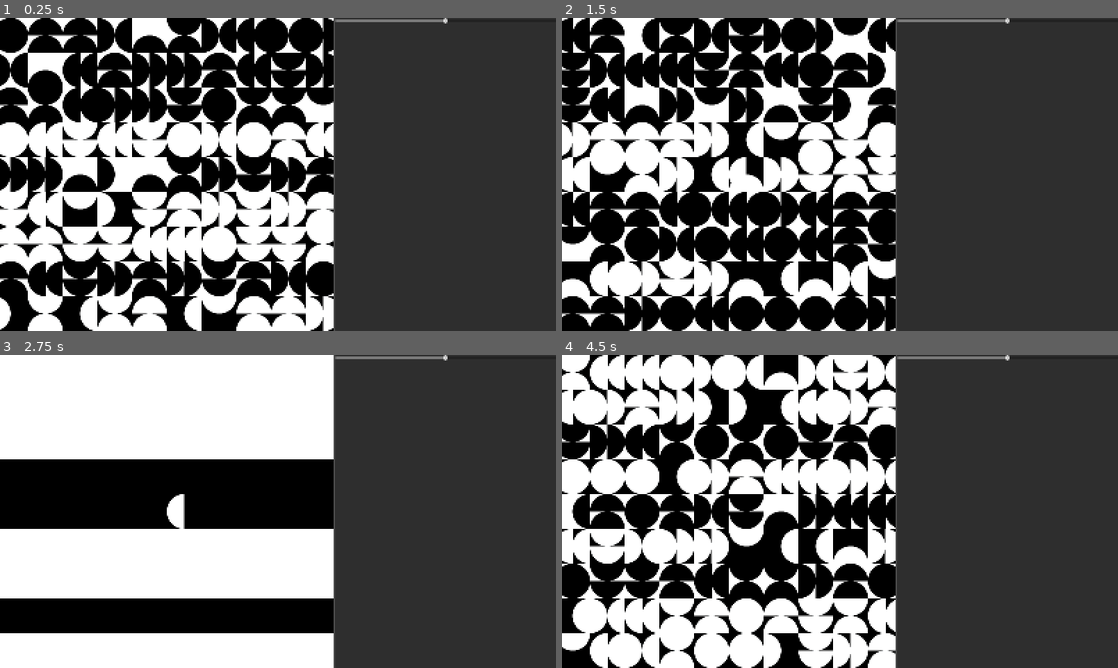
Above: before the commit, frames 1-4 (two rows, left to right).
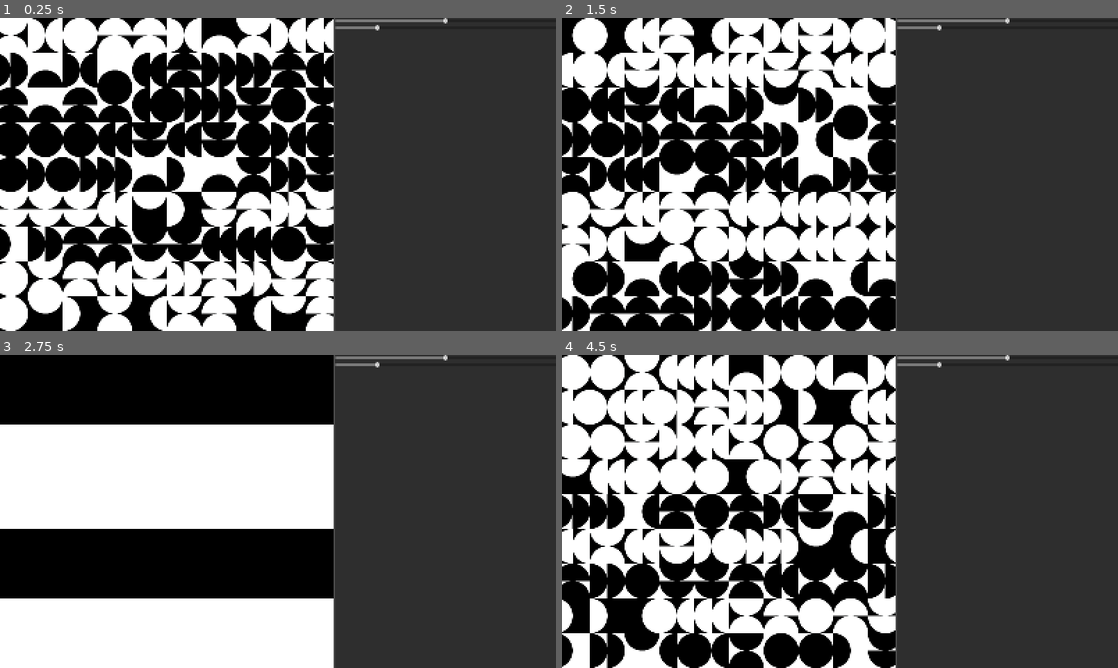
Above: after the commit, the same moments.

Repository: rio-raimundo/Sykora-painting-recreation
Game: Godot game, scene res://scenes/main-scene.tscn
The game is run twice, just before and just after one commit, with the same random seed, the same clock (stepped at 60 frames per second) and the same inputs.
Inputs (mouse positions are in pixels of both pictures, inside the frame that each line leads up to):
- Up to frame 1 (0.25 s): no input
- Up to frame 2 (1.5 s): tap Enter at 0.5 s; move the mouse to (728, 174) at 0.52 s; tap P at 0.6 s; click (728, 174) at 0.67 s; tap Space at 1.25 s; hold S from 1.28 s (still down); tap R at 1.35 s; click (728, 174) at 1.42 s
- Up to frame 3 (2.75 s): tap Enter at 2 s; move the mouse to (11, 373) at 2.02 s; release S at 2.03 s; tap H at 2.1 s; click (11, 373) at 2.17 s
- Up to frame 4 (4.5 s): tap Space at 2.75, 4.25 s; move the mouse to (606, 373) at 2.77 s; tap C at 2.85 s; click (606, 373) at 2.92 s; tap Enter at 3.5 s; move the mouse to (639, 373) at 3.52 s; hold S from 3.53 s (still down); tap P at 3.6 s; click (639, 373) at 3.67 s; move the mouse to (678, 373) at 4.27 s; tap R at 4.35 s; click (678, 373) at 4.42 s

The runs differ from the first frame. In frame 1, 33% of the frame differs, in the area x 0-69%, y 0-100%; in frame 2, 37%; in frame 3, 46%, in the area x 0-69%, y 0-89%; in frame 4, 27%.

Commit message:
Added getter and setter for cell size to clean up the logic

Diff:
--- a/scenes/main-scene.tscn
+++ b/scenes/main-scene.tscn
@@ -1,7 +1,9 @@
-[gd_scene load_steps=3 format=3 uid="uid://df21lel0ccd5t"]
+[gd_scene load_steps=4 format=3 uid="uid://df21lel0ccd5t"]
 
 [ext_resource type="PackedScene" uid="uid://dpsrkja6epky2" path="res://scenes/grid_handler.tscn" id="1_h2w21"]
 [ext_resource type="Script" uid="uid://byv2wqs2jt0ap" path="res://scripts/main_layout.gd" id="1_prwh2"]
+
+[sub_resource type="Theme" id="Theme_prwh2"]
 
 [node name="Control" type="Control"]
 layout_mode = 3
@@ -26,6 +28,7 @@
 
 [node name="SubViewportContainer" type="SubViewportContainer" parent="MainLayout/FrameHolder"]
 layout_mode = 2
+theme = SubResource("Theme_prwh2")
 stretch = true
 
 [node name="SubViewport" type="SubViewport" parent="MainLayout/FrameHolder/SubViewportContainer"]
@@ -50,8 +53,13 @@
 min_value = -180.0
 max_value = 180.0
 
-[node name="RichTextLabel" type="RichTextLabel" parent="MainLayout/UIHolder/VBoxContainer"]
+[node name="CellSizeSlider" type="HSlider" parent="MainLayout/UIHolder/VBoxContainer"]
 layout_mode = 2
-text = "Rotation angle"
+min_value = 10.0
+max_value = 500.0
+step = 10.0
+value = 100.0
+rounded = true
 
 [connection signal="value_changed" from="MainLayout/UIHolder/VBoxContainer/RotationSlider" to="MainLayout" method="_on_rotation_slider_value_changed"]
+[connection signal="value_changed" from="MainLayout/UIHolder/VBoxContainer/CellSizeSlider" to="MainLayout" method="_on_cell_size_slider_value_changed"]
--- a/scripts/grid.gd
+++ b/scripts/grid.gd
@@ -2,7 +2,14 @@
 
 # --- INITIALISE VARIABLES ---
 # Manually declared variables
-var cell_size: float = 100							# length (height and width) of a single cell (px)
+# length (height and width) of a cell (px)
+var cell_size: float:
+	set(new_value):
+		cell_size = new_value
+		_generate_all()
+	get:
+		return cell_size
+
 const WORLD_ROTATION: float = 0
 const N_SEMICIRCLE_SEGMENTS: int = 64
 const P_IS_WHITE = 0.5  # probability that a given row's background color is white
@@ -23,6 +30,7 @@
 var grid_dimensions: Vector2
 var origin: Vector2
 var grid_squares = []
+var min_cell_size  # initialised in main_layout by the minimum value of the cell_size slider
 
 # Handle varaible initialisations that require ready
 @onready var viewport: Viewport = get_viewport()
@@ -36,6 +44,9 @@
 	viewport.size_changed.connect(_on_viewport_size_changed)
 	_on_viewport_size_changed()  # Handle drawing everything
 
+	print('minimum cell size = ', min_cell_size)
+
+
 func _on_viewport_size_changed():
 	# Here we update variables
 	viewport_size = get_viewport().size
@@ -47,8 +58,6 @@
 
 	# Origin is the centrepoint of the viewport minus the centre_point of the grid
 	grid_dimensions = Vector2(n_cells[1], n_cells[0]) * cell_size
-
-	print('current viewport size = ', viewport_size)
 	_generate_all()
 
 func _on_grid_square_clicked(
@@ -83,8 +92,8 @@
 
 func _generate_grid_squares():
 	# Points are relative to (0, 0) so they are the same for all squares
+	grid_squares = []
 	var points = gen_square_points(cell_dim)
-	grid_squares = []
 
 	# Initialise grid_squares object
 	for row in range(n_cells[0]):  # rows, so y
@@ -131,7 +140,7 @@
 				grid_squares[row][col].orientation = grid_orientation
 
 func _generate_shapes():
-	# Draw all grid squares and patterns to the screen
+	# Draw patterns using a weighted random of the surrounding initial patterns
 	for row in range(n_cells[0]):
 		# Initialise counts array to keep track of pattern idxs in adjacent squares
 		var counts = []
@@ -141,7 +150,6 @@
 		# Start with the first pattern in the row
 		counts[grid_squares[row][0].initial_pattern_idx] += 1
 		for col in range(n_cells[1]):
-			# assert(false)
 			var g = grid_squares[row][col]
 
 			# --- GENERATE NEW PATTERN IDK ---
--- a/scripts/main_layout.gd
+++ b/scripts/main_layout.gd
@@ -2,6 +2,7 @@
 
 # Get a reference to the UI element we need to listen to.
 @onready var rotation_slider: HSlider = $UIHolder/VBoxContainer/RotationSlider
+@onready var cell_size_slider: HSlider = $UIHolder/VBoxContainer/CellSizeSlider
 
 # Get a reference to the game object we need to control.
 @onready var grid_handler: Node2D = $FrameHolder/SubViewportContainer/SubViewport/GridHandler
@@ -9,7 +10,12 @@
 
 # We will add the connecting logic in the next step.
 func _ready():
-	pass
+	_on_cell_size_slider_value_changed(cell_size_slider.value)  # pass initial value
+	grid_handler.min_cell_size = cell_size_slider.min_value
+
 
 func _on_rotation_slider_value_changed(value:float) -> void:
 	grid_handler.rotation = deg_to_rad(value)
+
+func _on_cell_size_slider_value_changed(value:float) -> void:
+	grid_handler.cell_size = value
